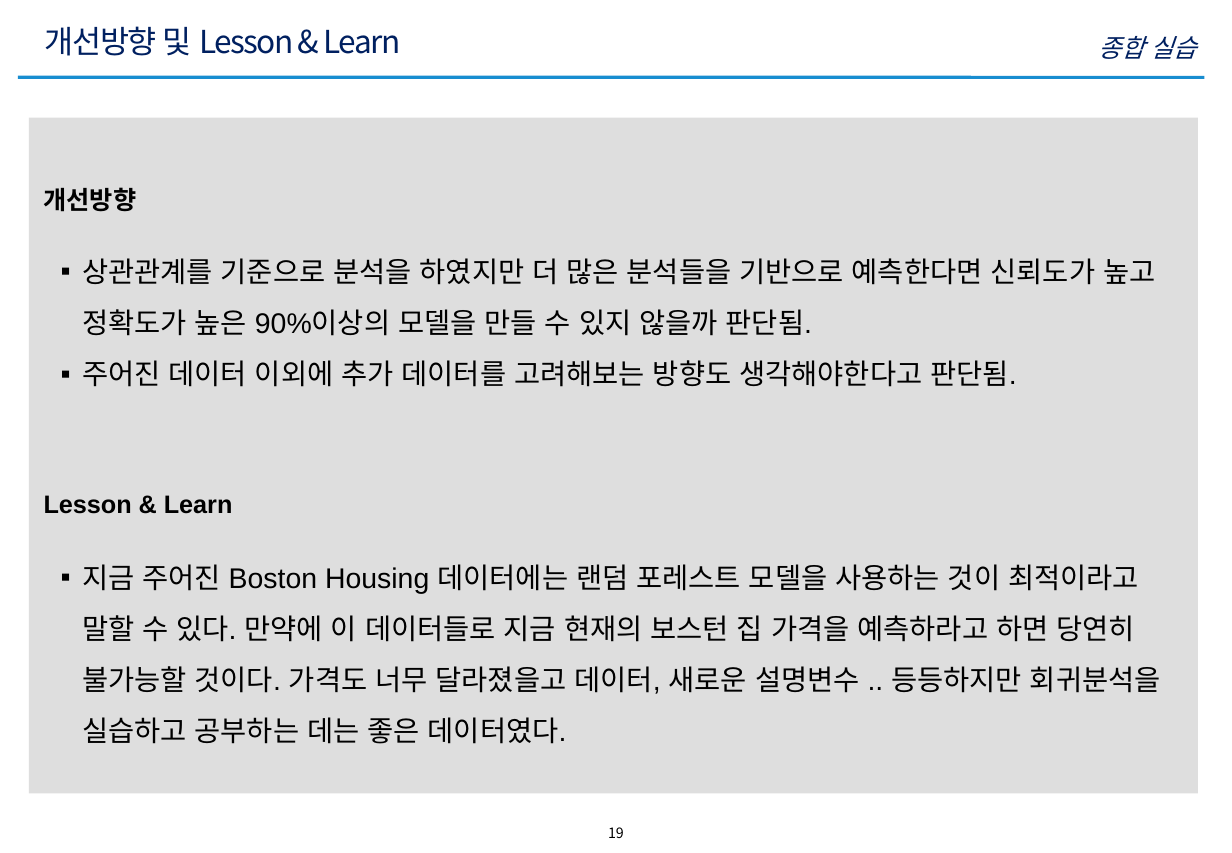
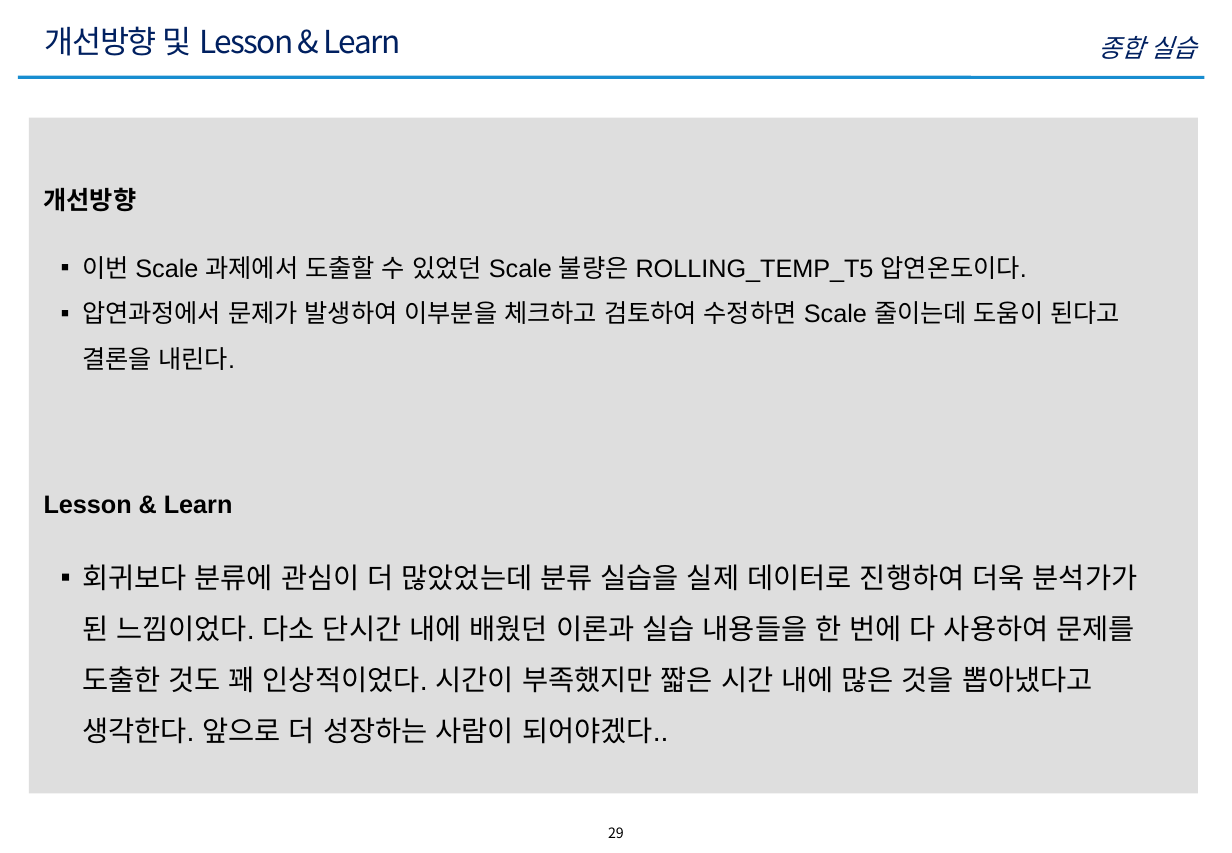
Before and after one commit to nsh6547/POSCO_Ai-BigData_academy, a slide deck: slide 29 of Week2_BigData/종합실습/A1_노선호_종합실습2.pptx (slide 19 before the commit). Drawn at 1232x853 pixels with LibreOffice and Linux fonts; fonts in the diff are those of the drawing; background and template pictures are left out. Boxes give left, top, right and bottom in pixels: in the first picture for what was removed or moved away, otherwise in the second. Text is boxed around its words. In the diff, an @@ line names an element or a change of style, - is before the commit and + after.

```diff
--- a/Week2_BigData/종합실습/A1_노선호_종합실습2.pptx
+++ b/Week2_BigData/종합실습/A1_노선호_종합실습2.pptx
@@ text at (x1=82, y1=256, x2=1120, y2=370): text changed; size 18 to 16 pt @@
-▪ 상관관계를 기준으로 분석을 하였지만 더 많은 분석들을 기반으로 예측한다면 신뢰도가 높고 정확도가 높은 90%이상의 모델을 만들 수 있지 않을까 판단됨.
-▪ 주어진 데이터 이외에 추가 데이터를 고려해보는 방향도 생각해야한다고 판단됨.
+▪ 이번 Scale 과제에서 도출할 수 있었던 Scale 불량은 ROLLING_TEMP_T5 압연온도이다.
+▪ 압연과정에서 문제가 발생하여 이부분을 체크하고 검토하여 수정하면 Scale 줄이는데 도움이 된다고 결론을 내린다.
@@ text at (x1=82, y1=564, x2=1138, y2=744): text changed @@
-▪ 지금 주어진 Boston Housing 데이터에는 랜덤 포레스트 모델을 사용하는 것이 최적이라고 말할 수 있다. 만약에 이 데이터들로 지금 현재의 보스턴 집 가격을 예측하라고 하면 당연히 불가능할 것이다. 가격도 너무 달라졌을고 데이터, 새로운 설명변수 .. 등등하지만 회귀분석을 실습하고 공부하는 데는 좋은 데이터였다.
+▪ 회귀보다 분류에 관심이 더 많았었는데 분류 실습을 실제 데이터로 진행하여 더욱 분석가가 된 느낌이었다. 다소 단시간 내에 배웠던 이론과 실습 내용들을 한 번에 다 사용하여 문제를 도출한 것도 꽤 인상적이었다. 시간이 부족했지만 짧은 시간 내에 많은 것을 뽑아냈다고 생각한다. 앞으로 더 성장하는 사람이 되어야겠다..
@@ page number at (x1=608, y1=827, x2=624, y2=838): text changed @@
-19
+29
```
Also in this commit, not shown: 5 other slides changed, 23 slides added, 13 slides removed, 19 other files.
